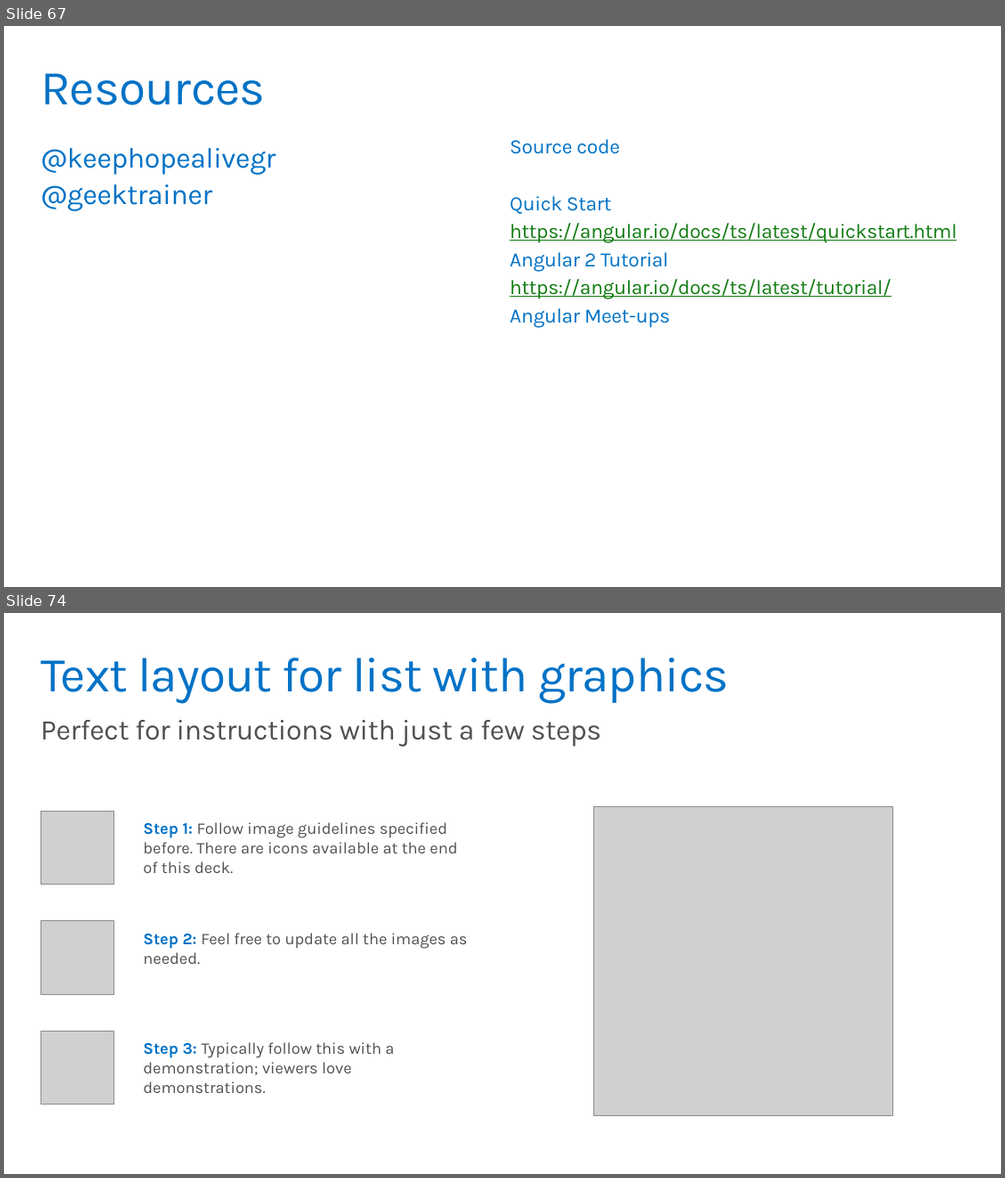
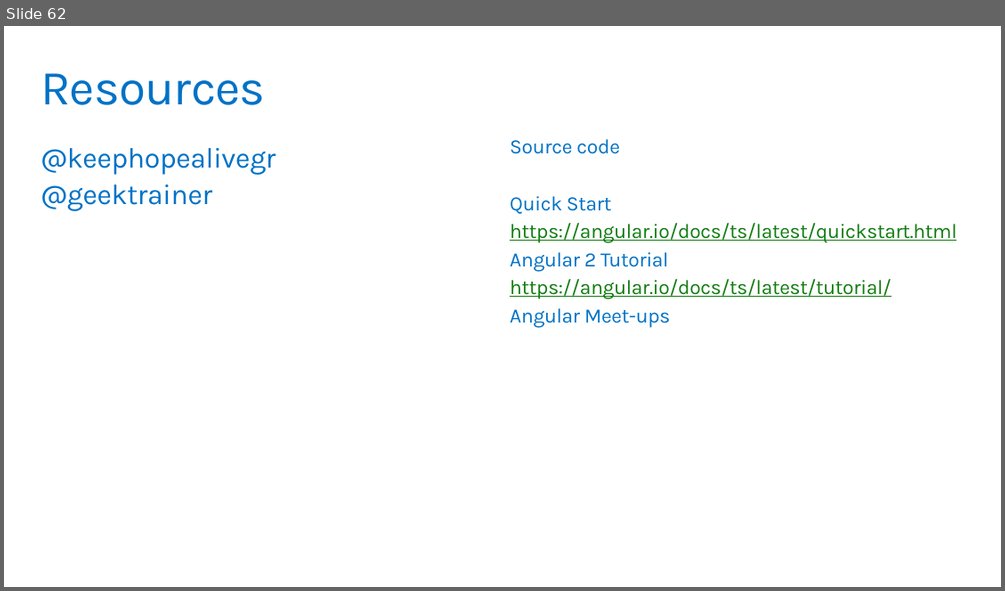
Before and after one commit to MicrosoftLearning/angular2-typescript, a slide deck: Slides/MVA Angular 2.pptx. Shown one above the other, each under a label of ours: slides 67 and 74 before the commit, slide 62 after it; the slides between them are not shown. The pictures are 1005x1178 and 1005x591 pixels, drawn with LibreOffice and Linux fonts; fonts in the diff are those of the drawing; grey boxes stand for pictures. Boxes give left, top, right and bottom in pixels: in the first picture for what was removed or moved away, otherwise in the second. Text is boxed around its words. In the diff, an @@ line names an element or a change of style, - is before the commit and + after.

```diff
--- a/Slides/MVA Angular 2.pptx
+++ b/Slides/MVA Angular 2.pptx
@@ slide 74 removed at [4,613,1001,1174], background #FFFFFF @@
@@ title removed at [40,657,728,704] @@
-Text layout for list with graphics
@@ text removed at [40,720,601,747] @@
-Perfect for instructions with just a few steps
@@ picture removed at [40,811,114,884] @@
@@ text removed at [143,822,457,873] @@
-Step 1: Follow image guidelines specified before. There are icons available at the end of this deck.
@@ picture removed at [594,807,893,1116] @@
@@ picture removed at [40,921,114,994] @@
@@ text removed at [143,933,468,964] @@
-Step 2: Feel free to update all the images as needed.
@@ picture removed at [40,1030,114,1104] @@
@@ text removed at [143,1042,394,1093] @@
-Step 3: Typically follow this with a demonstration; viewers love demonstrations.
@@ what was slide 67 is now slide 62 @@
```
Also in this commit, not shown: 4 slides changed, 27 other slides removed.
